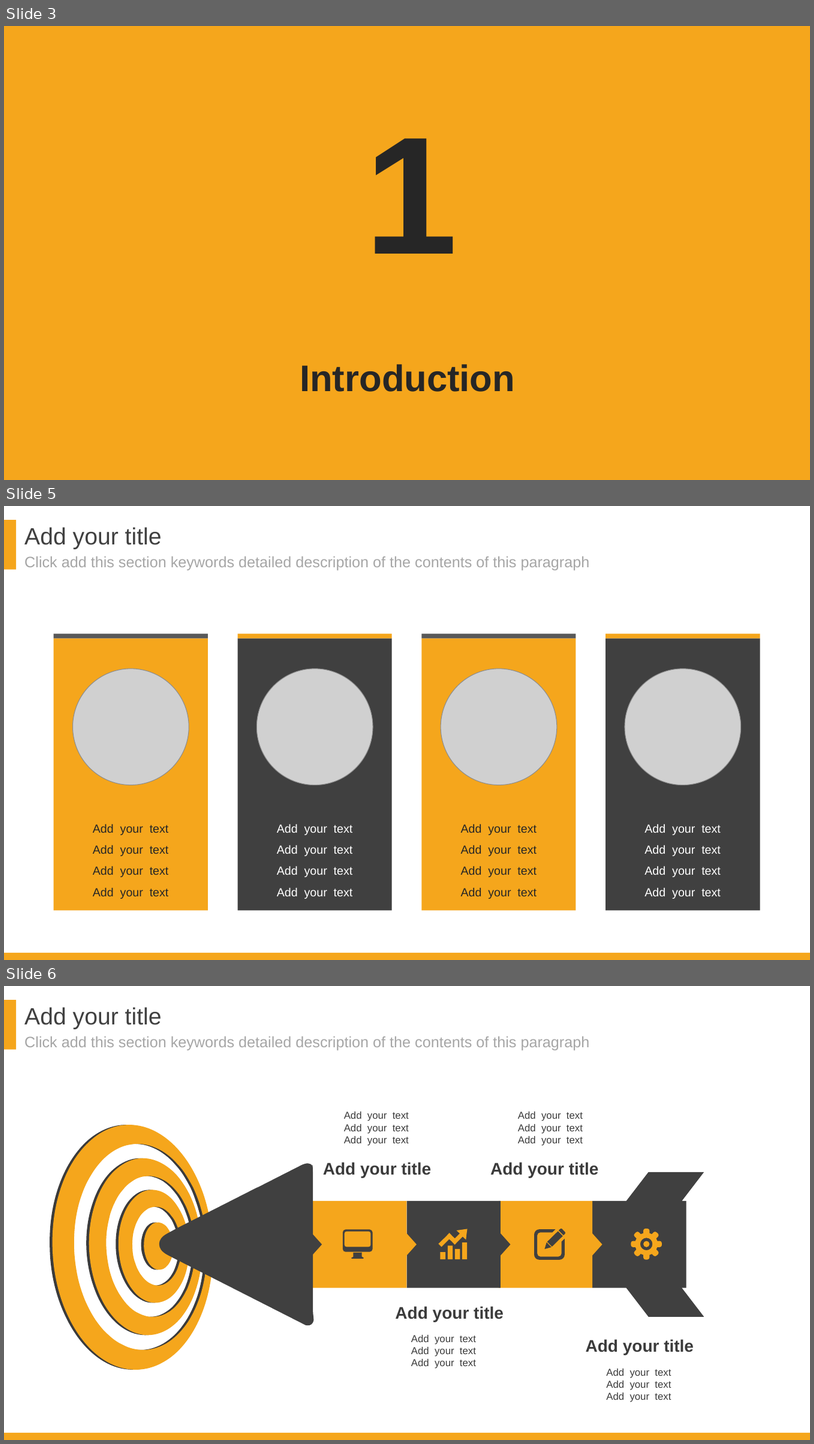
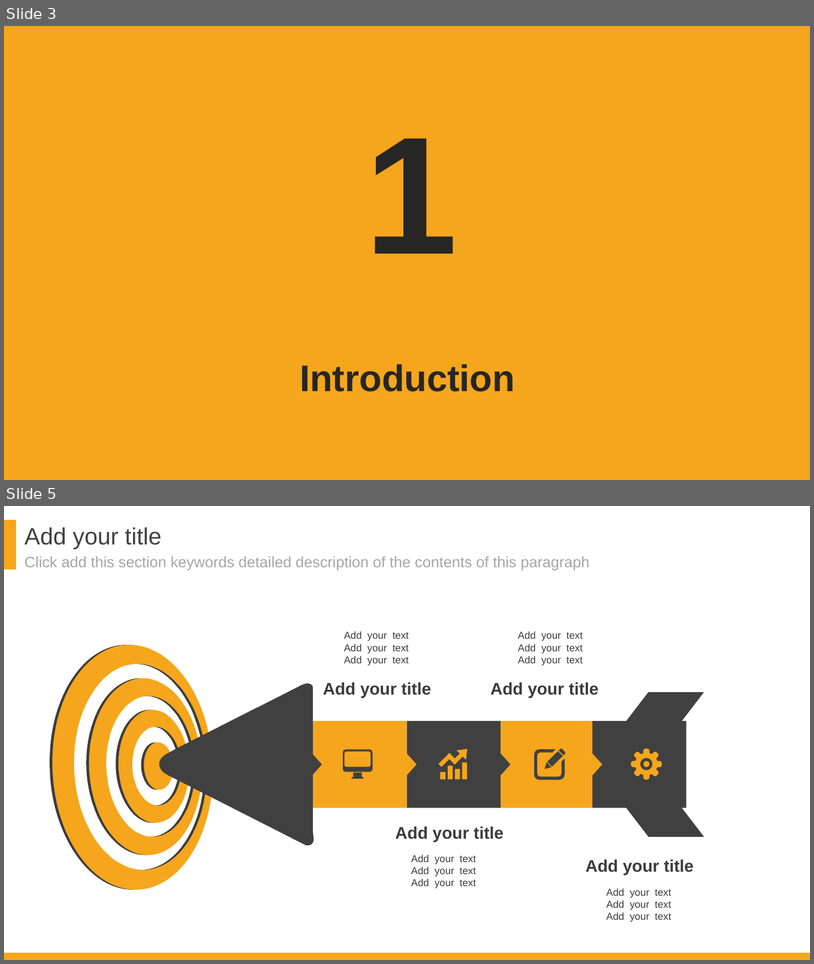
Before and after one commit to DATA-606-SPRING-2022/Jin_DATA606, a slide deck: presentation/Project_Presentation_EDA_v1.1.pptx. Shown one above the other, each under a label of ours: slides 3, 5 and 6 before the commit, slides 3 and 5 after it; the slides between them are not shown. The pictures are 814x1444 and 814x964 pixels, drawn with LibreOffice and Linux fonts; fonts in the diff are those of the drawing; grey boxes stand for pictures; background and template pictures are left out. Boxes give left, top, right and bottom in pixels: in the first picture for what was removed or moved away, otherwise in the second. Text is boxed around its words. In the diff, an @@ line names an element or a change of style, - is before the commit and + after.

```diff
--- a/presentation/Project_Presentation_EDA_v1.1.pptx
+++ b/presentation/Project_Presentation_EDA_v1.1.pptx
@@ slide 5 removed at (4,506,810,960), background #FFFFFF; not listed: 4 template elements that a slide beside it also shows @@
@@ rectangle removed at (54,639,208,910) @@
@@ rectangle removed at (54,634,208,639) @@
@@ rectangle removed at (237,639,392,910) @@
@@ rectangle removed at (237,634,392,639) @@
@@ rectangle removed at (422,639,576,910) @@
@@ rectangle removed at (422,634,576,639) @@
@@ rectangle removed at (606,639,760,910) @@
@@ rectangle removed at (606,634,760,639) @@
@@ picture removed at (73,669,189,785) @@
@@ picture removed at (257,669,373,785) @@
@@ picture removed at (441,669,557,785) @@
@@ picture removed at (625,669,741,785) @@
@@ text removed at (93,823,169,898) @@
-Add your text
-Add your text
-Add your text
-Add your text
@@ text removed at (277,823,353,898) @@
-Add your text
-Add your text
-Add your text
-Add your text
@@ text removed at (461,823,537,898) @@
-Add your text
-Add your text
-Add your text
-Add your text
@@ text removed at (645,824,721,898) @@
-Add your text
-Add your text
-Add your text
-Add your text
@@ what was slide 6 is now slide 5 @@
```
Also in this commit, not shown: 1 slide changed, 6 other slides removed.
